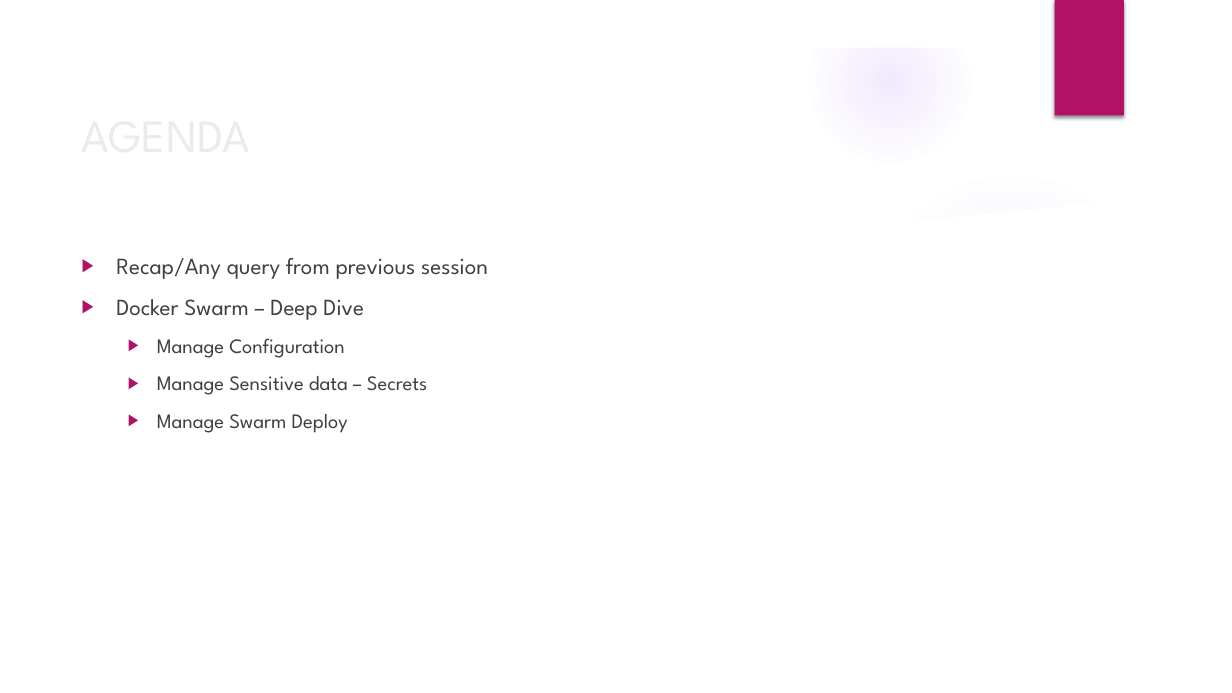
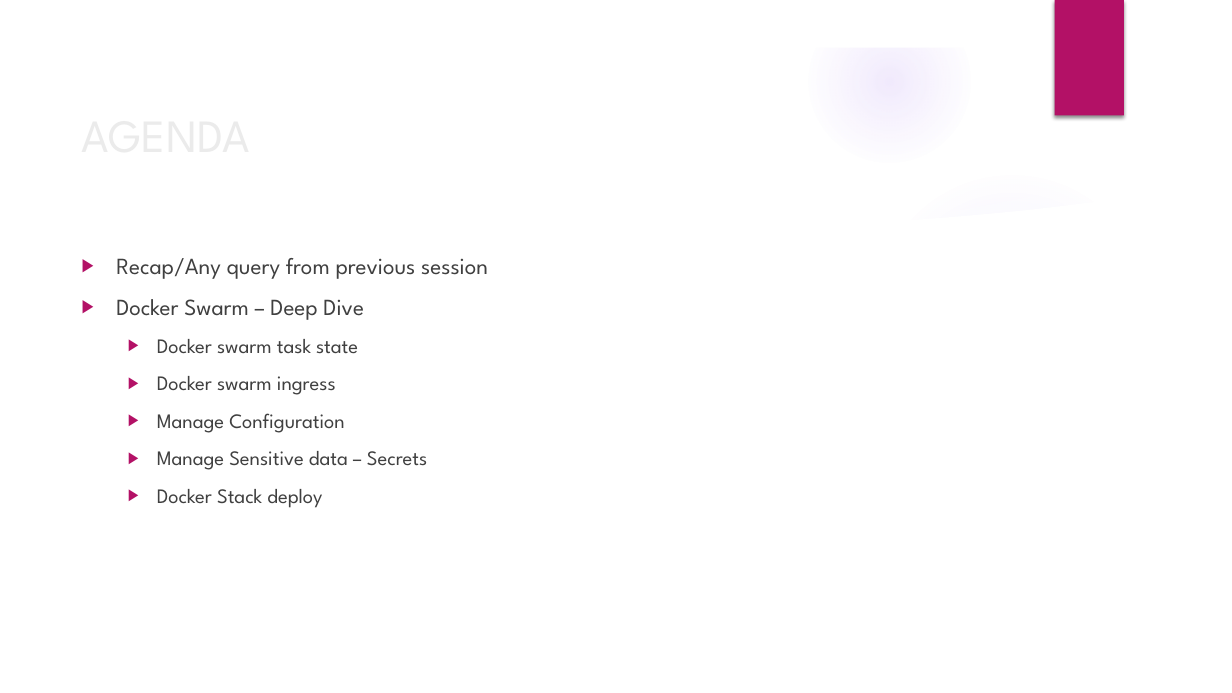
Before and after one commit to deepkumartraining/docker-k8s-April23, a slide deck: slide 2 of Day20/DockerAndKubernetes_Training-Day20.pptx. Drawn at 1232x693 pixels with LibreOffice and Linux fonts; fonts in the diff are those of the drawing; background and template pictures are left out. Boxes give left, top, right and bottom in pixels: in the first picture for what was removed or moved away, otherwise in the second. Text is boxed around its words. In the diff, an @@ line names an element or a change of style, - is before the commit and + after.

```diff
--- a/Day20/DockerAndKubernetes_Training-Day20.pptx
+++ b/Day20/DockerAndKubernetes_Training-Day20.pptx
@@ text at (157, 339, 358, 395): paragraphs added @@
+  ▶ Docker swarm task state
+  ▶ Docker swarm ingress
@@ text at (157, 489, 322, 508): text changed @@
-  ▶ Manage Swarm Deploy
+  ▶ Docker Stack deploy
```
Also in this commit, not shown: 1 other slide changed, 3 other files.
